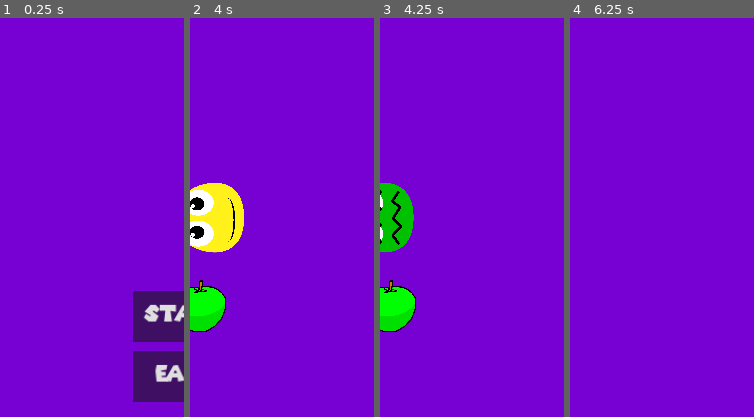
Above: before the commit, frames 1-4 (left to right).
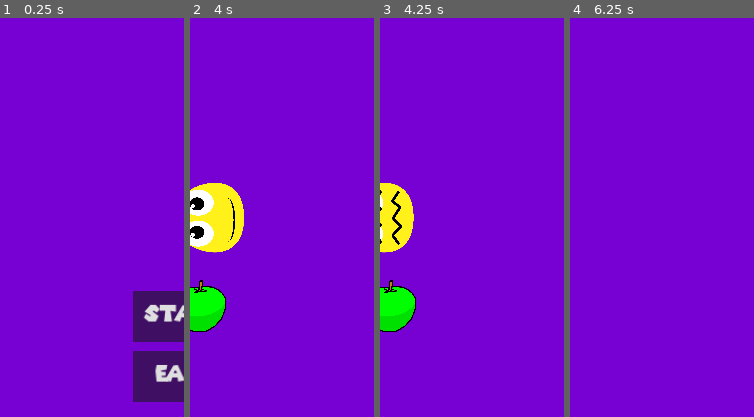
Above: after the commit, the same moments.

Repository: Reckless312/Snake-Godot
Game: Godot game, scene res://scenes/main.tscn
Two runs of this game, one before a commit and one after it. Both use one fixed random seed, a clock stepped at 60 frames per second and the inputs below. Sound files missing from this copy of the repository are replaced by a short silence.
Inputs:
- Up to frame 1 (0.25 s): no input
- Up to frame 2 (4 s): click "Start" at 0.5 s; tap Enter at 1.25 s; hold Up (up) 1.28-2.78 s; tap Space at 2 s; hold Left (left) from 2.78 s (still down)
- Up to frame 3 (4.25 s): keep holding Left (left)
- Up to frame 4 (6.25 s): release Left (left) at 4.28 s; hold Down (down) 4.28-5.03 s; tap Enter at 5 s; hold Right (right) 5.03-5.78 s; tap Space at 5.75 s; hold Up (up) from 5.78 s (still down)
The pictures show only the part of the screen within x 0-50%, y 13-63%; the shares and areas given below are measured in that part.

Frames 1-2 are identical in both runs. In frame 3, 2.3% of the frame differs, in the area x 0-19%, y 41-59%; in frame 4, nothing differs.

Commit message:
Update snake_head.gd

Diff:
--- a/snake/scripts/snake_head.gd
+++ b/snake/scripts/snake_head.gd
@@ -8,12 +8,15 @@
 var snake_dead = ["green_dead", "yellow_dead"]
 @export var type = 0
 var rng = RandomNumberGenerator.new()
+
 @export var speed = 400
 var screen_size
-var tail_position
 var pause_head = true
 
 func _ready() -> void:
+	rng.randomize()
+	type = rng.randi() % 2
+	$AnimatedSprite2D.animation = snake_type[type]
 	screen_size = get_viewport_rect().size
 	hide()
 
@@ -25,7 +28,6 @@
 
 	var new_velocity = Vector2.ZERO
 	velocity = velocity.normalized()
-	tail_position = position
 
 	#Movement
 	if Input.is_action_pressed("right") and velocity.x != -1:
